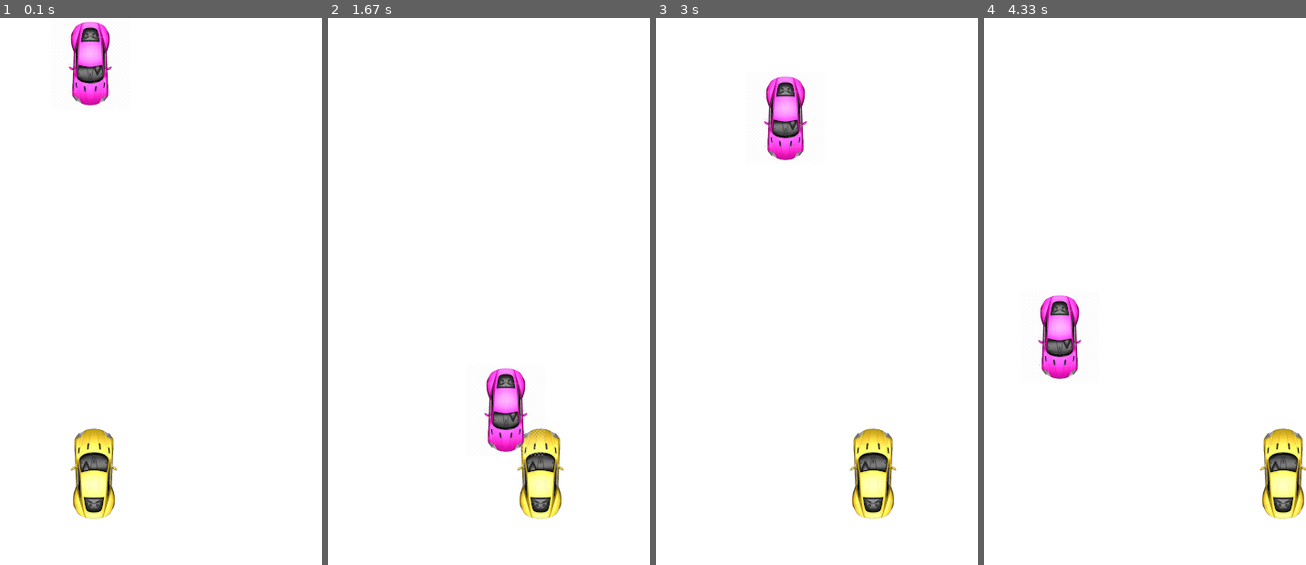
Above: before the commit, frames 1-4 (left to right).
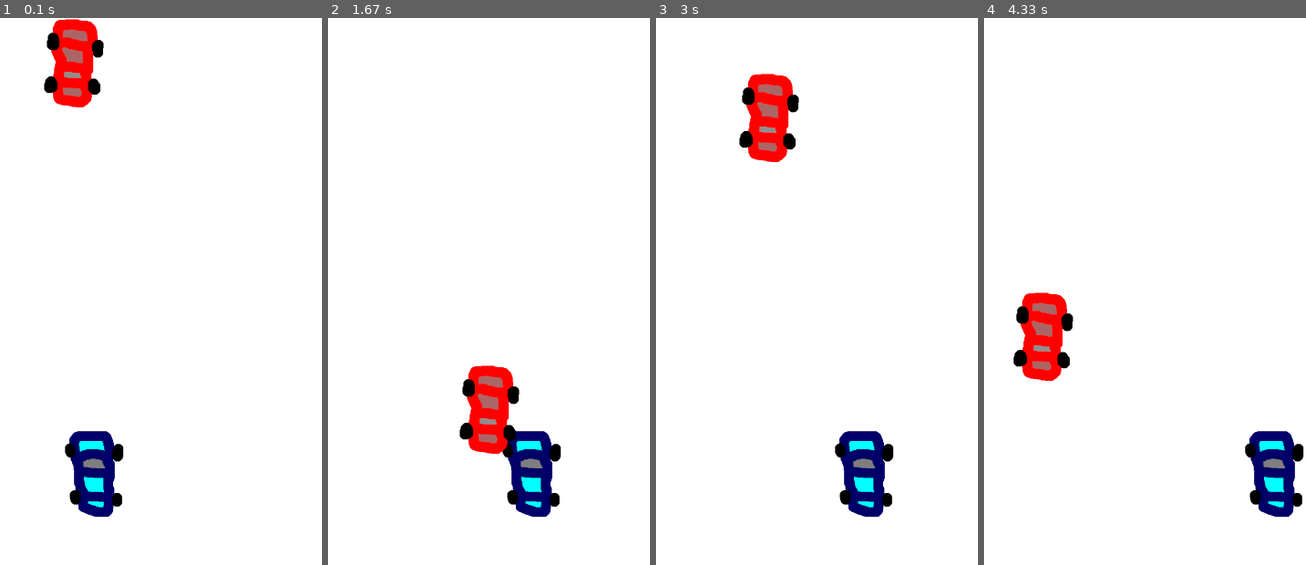
Above: after the commit, the same moments.

Repository: mnguyen4/learning-py-game
Game: pygame game, started from src/game-main-2.py
Same seed, same stepped clock (60 frames per second), same inputs: the game is played once before the commit and once after it.
Inputs:
- Up to frame 1 (0.1 s): no input
- Up to frame 2 (1.67 s): hold Right 0.33-0.8 s; hold Right 0.83-1.3 s; hold Left from 1.33 s (still down)
- Up to frame 3 (3 s): release Left at 1.87 s; hold Left 1.9-2.3 s; hold Right 2.33-2.97 s
- Up to frame 4 (4.33 s): hold Left 3-3.47 s; hold Right 3.5-3.97 s; hold Right from 4 s (still down)

The runs differ from the first frame. In frame 1, 5.0% of the frame differs, in the area x 13-39%, y 0-92%; in frame 2, 5.0%; in frame 3, 5.2%, in the area x 25-75%, y 10-92%; in frame 4, 5.2%.

Commit message:
Minor changes.

Diff:
--- a/src/characters.py
+++ b/src/characters.py
@@ -4,8 +4,8 @@
 class Enemy(pygame.sprite.Sprite):
     def __init__(self):
         super().__init__()
-        self.image = pygame.image.load("car2.png")
-        self.surf = pygame.Surface((50, 100))
+        self.image = pygame.image.load("resources/car2.png")
+        self.surf = pygame.Surface((68, 100))
         self.rect = self.surf.get_rect(center=(random.randint(40, 360), 0))
 
     def move(self):
@@ -20,8 +20,8 @@
 class Player(pygame.sprite.Sprite):
     def __init__(self):
         super().__init__()
-        self.image = pygame.image.load("car1.png")
-        self.surf = pygame.Surface((54, 100))
+        self.image = pygame.image.load("resources/car1.png")
+        self.surf = pygame.Surface((69, 100))
         self.rect = self.surf.get_rect(center=(150, 500))
 
     def update(self):
Binary file added: resources/car1.png
Binary file added: resources/car2.png
Binary file removed: src/car1.png
Binary file removed: src/car2.png
